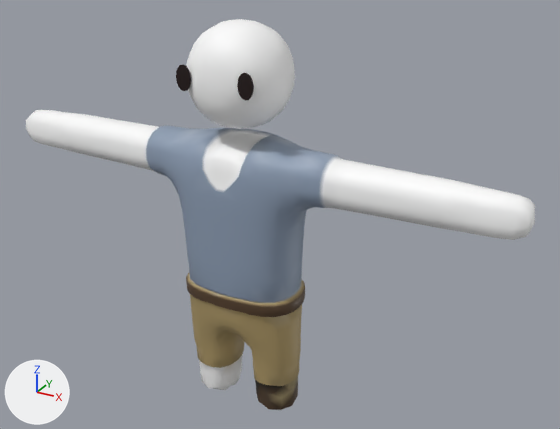
Renders of the Blender file Assets/Models/Attire/JamesStuff.blend from each side of a commit.
Camera for both pictures: a 50 mm camera at (1.231, -2.01, 1.738) aimed at (0.097, 0.051, 0.708). The axes (+X, +Y, +Z) are drawn at lower left. The lights are the same throughout. The same objects are shown in both versions, whatever each file hides.

In view in the first picture: 'Basic Italian Attire'.
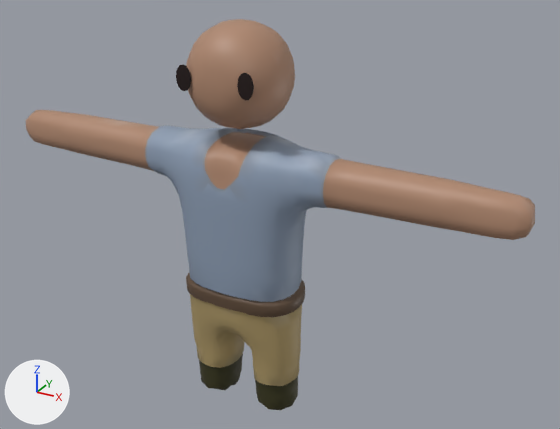
Pixel boxes (x1, y1, x2, y2) of what changed, in the pictures (560 x 429 px):
part 1 of me_cylinder_002, recoloured (white to beige): (26, 19, 535, 410) in both

Edits to the bpy script that builds the scene:
```text
Change me_cylinder_002:
    where me_cylinder_002.from_pydata(...)  # 1542 vertices, 1510 faces; spans x -35.0..35.0, y -30.0..4.0, z -156.0..7.0
    used by ob_basic_italian_attire; location = (0.0, -0.168, 1.188); rotation_euler = (1.571, 0.0, 0.0), in degrees (90, 0, 0); scale = (0.0259, 0.0397, 0.00199)
    me_cylinder_002 part 1: 944 faces centred in x -35.0..35.0, y -30.0..4.0, z -155.0..6.0 are repainted in the vertex colours, in many colours
```
